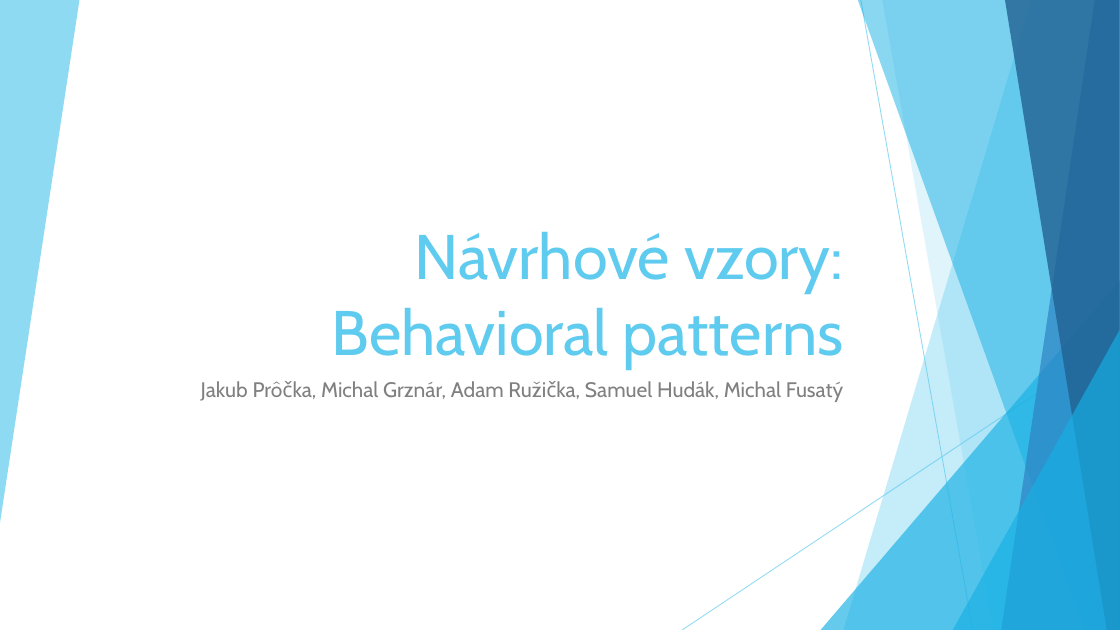
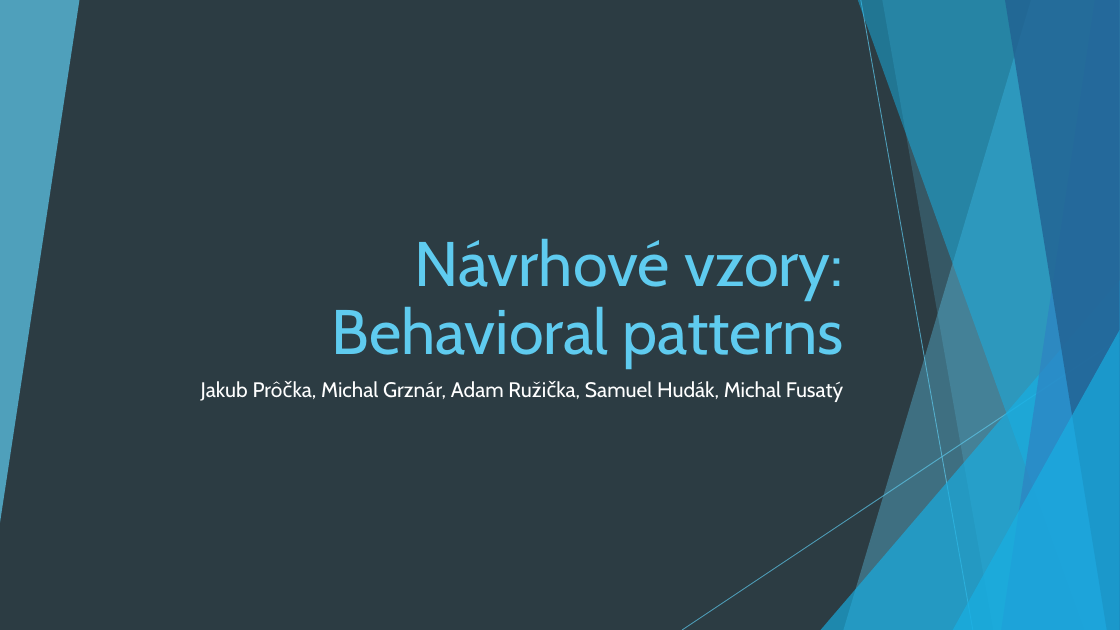
Before and after one commit to Rokulus/ASOS_prezentacia3, a slide deck: slide 1 of Behavioral_Design_Patterns.pptx. Drawn at 1120x630 pixels with LibreOffice and Linux fonts; fonts in the diff are those of the drawing. Boxes give left, top, right and bottom in pixels: in the first picture for what was removed or moved away, otherwise in the second. Text is boxed around its words. In the diff, an @@ line names an element or a change of style, - is before the commit and + after.

```diff
--- a/Behavioral_Design_Patterns.pptx
+++ b/Behavioral_Design_Patterns.pptx
@@ background #FFFFFF to #2C3C43 @@
@@ title "Návrhové vzory: Behavioral patterns" at [332,238,844,368]: line spacing 1 to 0.9 @@
@@ subtitle "Jakub Prôčka, Michal Grznár, Adam ..." at [201,381,843,402]: text colour #808080 to #FFFFFF @@
```
Also in this commit, not shown: 17 other slides changed, 7 slides added, 5 slides removed.
